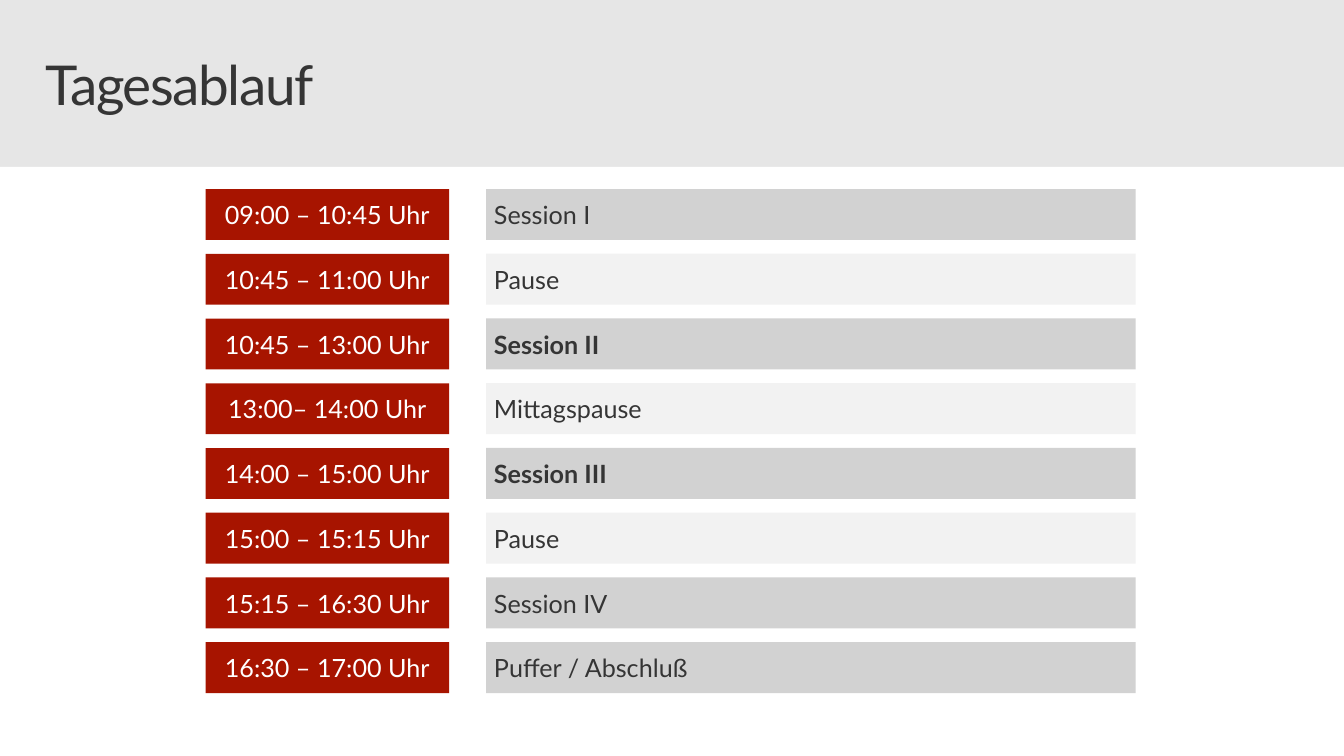
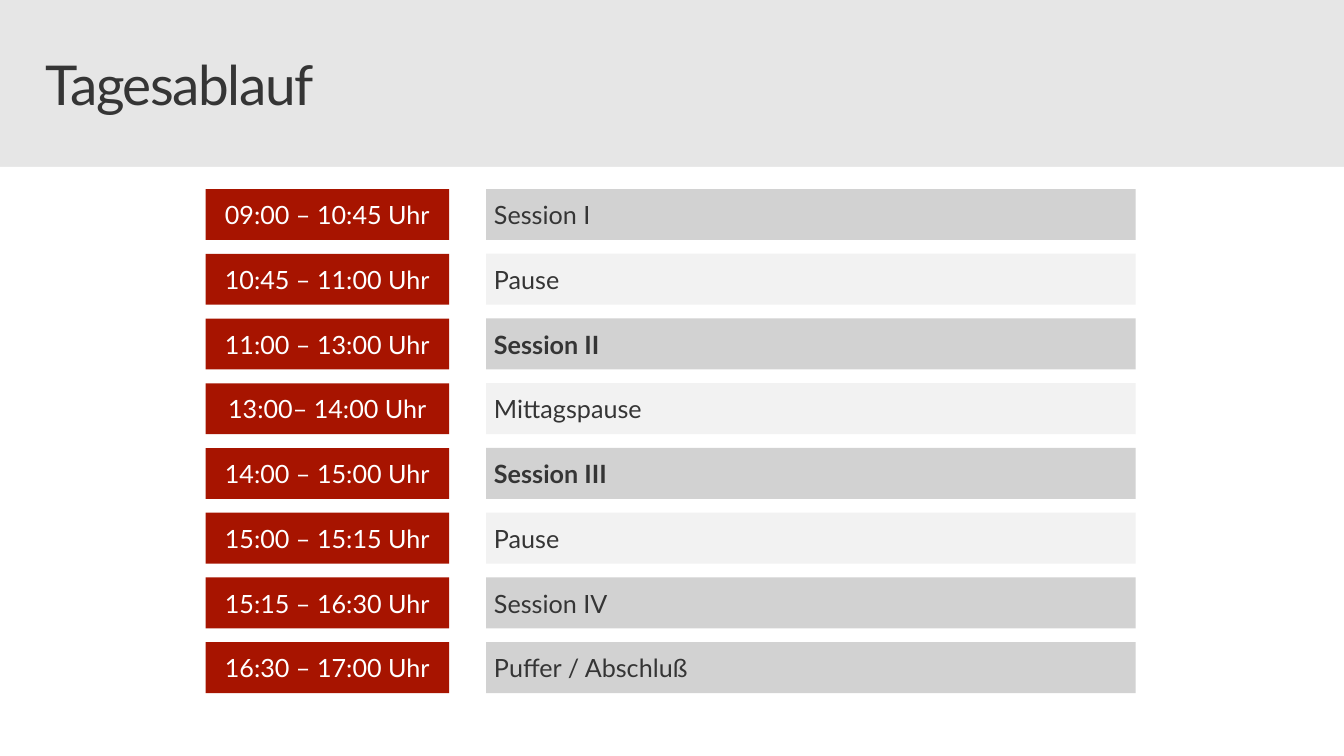
Before and after one commit to CSA-OCP-GER/azure-fundamentals-v2, a slide deck: slide 2 of bootcamp-azure-fundamentels-v2.pptx. Drawn at 1344x756 pixels with LibreOffice and Linux fonts; fonts in the diff are those of the drawing; background and template pictures are left out. Boxes give left, top, right and bottom in pixels: in the first picture for what was removed or moved away, otherwise in the second. Text is boxed around its words. In the diff, an @@ line names an element or a change of style, - is before the commit and + after.

```diff
--- a/bootcamp-azure-fundamentels-v2.pptx
+++ b/bootcamp-azure-fundamentels-v2.pptx
@@ text in rectangle at (225,335,429,355): text changed @@
-10:45 – 13:00 Uhr
+11:00 – 13:00 Uhr
```
Also in this commit, not shown: 3 other slides changed, 1 other file.
